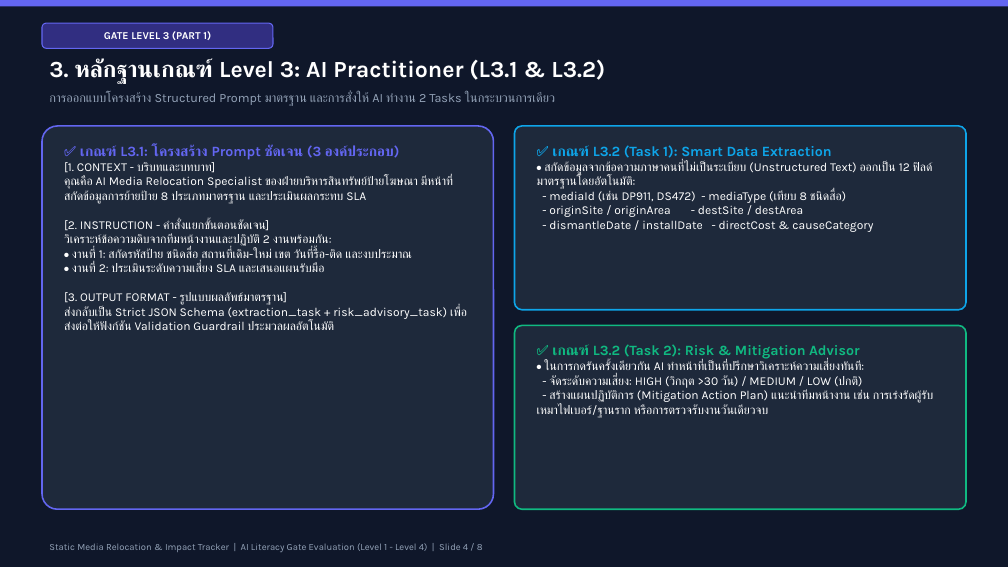
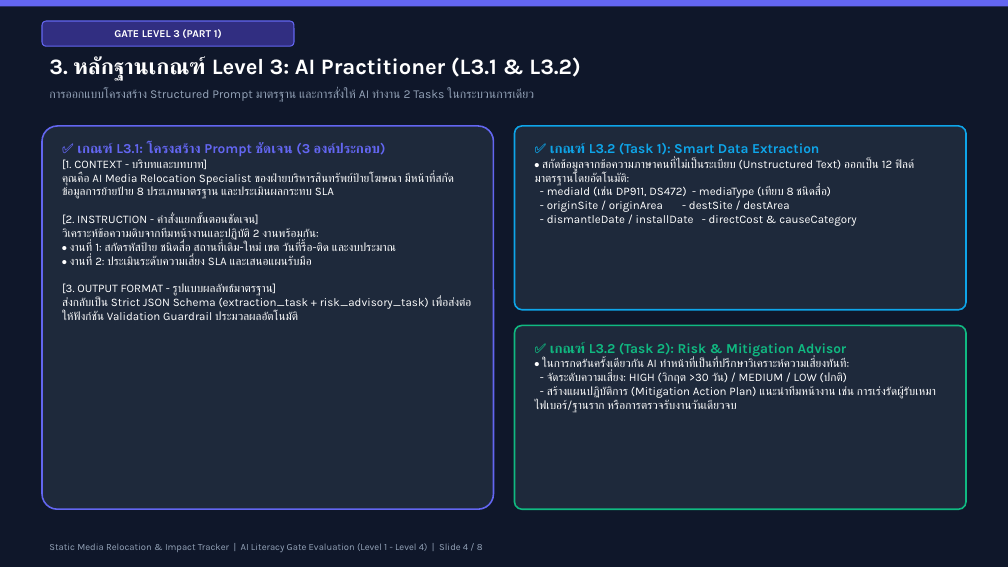
Before and after one commit to wasusangthong-sketch/media_relocation_dist, a slide deck: slide 4 of AI_Literacy_Gate_Level1_to_4_Presentation.pptx. Drawn at 1008x567 pixels with LibreOffice and Linux fonts; fonts in the diff are those of the drawing. Boxes give left, top, right and bottom in pixels: in the first picture for what was removed or moved away, otherwise in the second. Text is boxed around its words. In the diff, an @@ line names an element or a change of style, - is before the commit and + after.

```diff
--- a/AI_Literacy_Gate_Level1_to_4_Presentation.pptx
+++ b/AI_Literacy_Gate_Level1_to_4_Presentation.pptx
@@ rounded rectangle "GATE LEVEL 3 (PART 1)": place and size @@
-rounded rectangle "GATE LEVEL 3 (PART 1)" at [42, 23, 274, 48]
+rounded rectangle "GATE LEVEL 3 (PART 1)" at [42, 21, 294, 46]
@@ text "3. หลักฐานเกณฑ์ Level 3: AI ..." at [49, 56, 580, 80]: size 22 to 21 pt @@
@@ text "การออกแบบโครงสร้าง Structured Prompt มาตรฐาน และการสั่งให้ ..." at [49, 89, 534, 102]: size 12 to 11.5 pt @@
@@ text "✅ เกณฑ์ L3.1: โครงสร้าง Prompt ..." at [62, 143, 471, 320]: size 13.5 to 13 pt in "✅ เกณฑ์ L3.1: โครงสร้าง Prompt ชัดเจน (3 ..."; size 11.5 to 11 pt @@
@@ text "✅ เกณฑ์ L3.2 (Task 1): ..." at [535, 143, 914, 226]: size 13.5 to 13 pt in "✅ เกณฑ์ L3.2 (Task 1): Smart Data ..."; size 11.5 to 11 pt in "• สกัดข้อมูลจากข้อความภาษาคนที่ไม่เป็นระเบียบ (Unstructured  ...", "- mediaId (เช่น DP911, DS472) - mediaType ...", "- originSite / originArea - destSite / ...", "- dismantleDate / installDate - directCost & ..." @@
@@ text "✅ เกณฑ์ L3.2 (Task 2): ..." at [542, 342, 907, 413]: size 13.5 to 13 pt in "✅ เกณฑ์ L3.2 (Task 2): Risk & ..."; size 11.5 to 11 pt in "• ในการกดรันครั้งเดียวกัน AI ทำหน้าที่เป็นที่ปรึกษาวิเคราะห์ ...", "- จัดระดับความเสี่ยง: HIGH (วิกฤต >30 วัน) / ...", "- สร้างแผนปฏิบัติการ (Mitigation Action Plan) แนะนำทีมหน้างา ..." @@
```
Also in this commit, not shown: 7 other slides changed, 1 other file.
